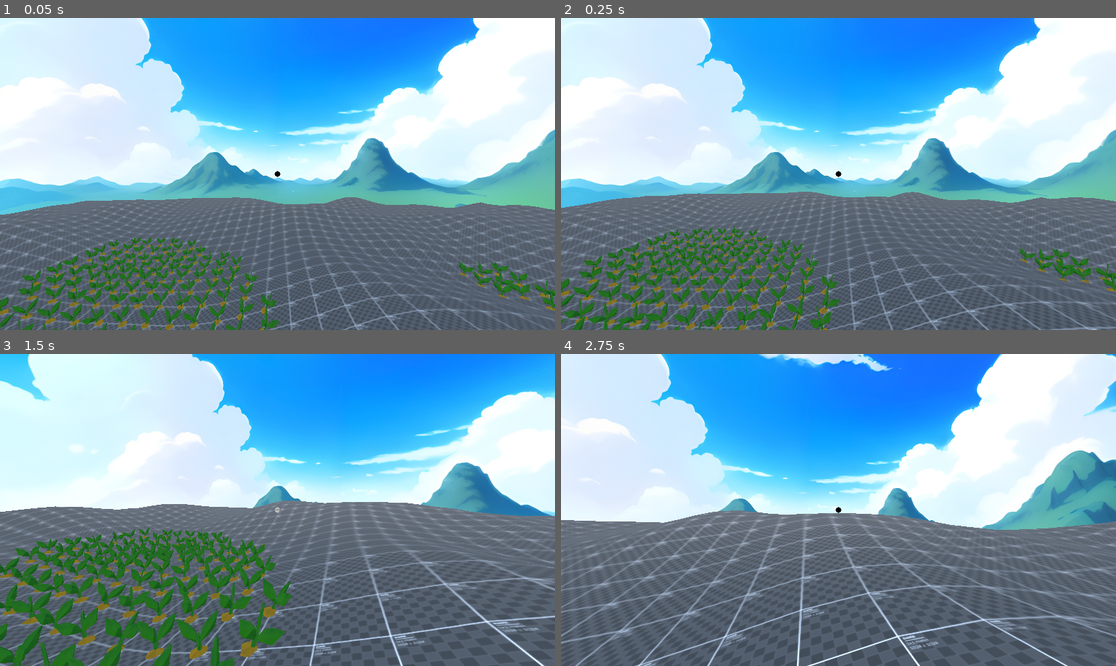
Above: before the commit, frames 1-4 (two rows, left to right).
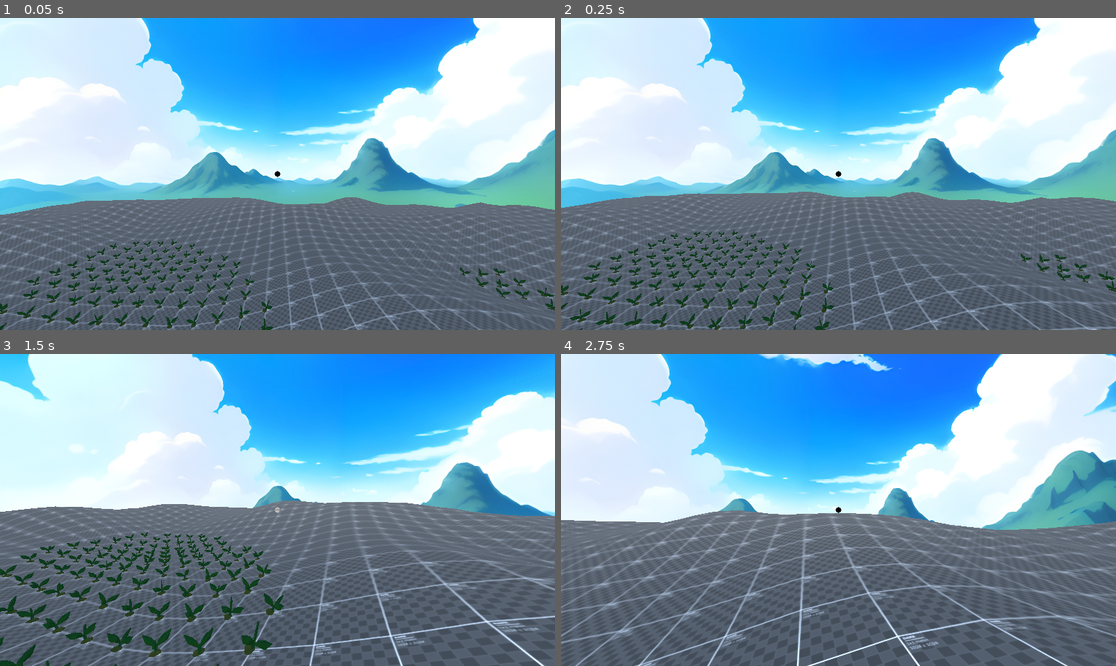
Above: after the commit, the same moments.

Repository: dairycultist/New-Hand-in-Mootown
Game: Godot game, scene res://world.tscn
Two runs of this game, one before a commit and one after it. Both use one fixed random seed, a clock stepped at 60 frames per second and the inputs below.
Inputs (mouse positions are in pixels of both pictures, inside the frame that each line leads up to):
- Up to frame 1 (0.05 s): no input
- Up to frame 2 (0.25 s): no input
- Up to frame 3 (1.5 s): tap Enter (ui_accept) at 0.5, 0.77 s; move the mouse to (305, 510) at 0.52 s; hold E (interact) 0.53-1.28 s; hold W (walk_up) from 0.53 s (still down); move the mouse to (249, 510) at 1.27 s; tap E (interact) at 1.35 s
- Up to frame 4 (2.75 s): keep holding W (walk_up); tap Enter (ui_accept) at 1.52 s; move the mouse to (849, 503) at 2.02 s; hold E (interact) from 2.03 s (still down)

The runs differ from the first frame. In frame 1, 5.7% of the frame differs, in the area x 0-100%, y 69-100%; in frame 2, 6.9%; in frame 3, 11%, in the area x 0-53%, y 55-100%; in frame 4, nothing differs.

Commit message:
Crop growth in general

Diff:
--- a/crop/crop.gd
+++ b/crop/crop.gd
@@ -1,4 +1,8 @@
 extends RigidBody3D
+
+var growth := 0.0
+var seconds_to_fully_grown : int
+var mat : Material
 
 func _ready():
 
@@ -10,7 +14,18 @@
 		random.randf_range(-0.3, 0.3)
 	)
 
+	seconds_to_fully_grown = random.randi_range(10, 100) # debug
+
+	mat = $Mesh.get_surface_override_material(0).duplicate()
+	$Mesh.set_surface_override_material(0, mat)
+
 	set_locked(true)
+
+func _process(delta: float) -> void:
+
+	growth = min(1.0, growth + delta / seconds_to_fully_grown)
+
+	mat.set("shader_parameter/growth", growth);
 
 func get_locked():
 	return axis_lock_linear_x
@@ -28,7 +43,7 @@
 
 	# wait until the object has a really high upward force on it
 	# before unfreezing
-	if get_locked() and force.y > 120: # AND fully grown
+	if get_locked() and force.y > 120 and growth == 1.0:
 
 		set_locked(false)
 		position.y += 0.3
--- a/crop/crop.gdshader
+++ b/crop/crop.gdshader
@@ -17,6 +17,7 @@
 }
 
 void fragment() {
+
 	// convert from sRGB to linear RGB
 	// (normal fac is 2.2 but this works better for shaded)
 	ALBEDO = pow3(texture(tex, UV).rgb, 3) * vec3(
Not shown: 2 places in crop/carrot.tscn that only renumber resources
